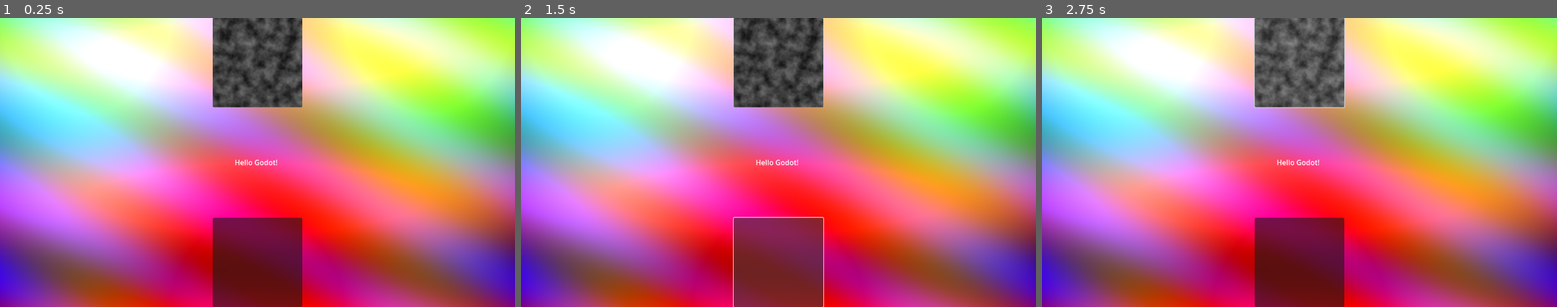
Above: before the commit, frames 1-3 (left to right).
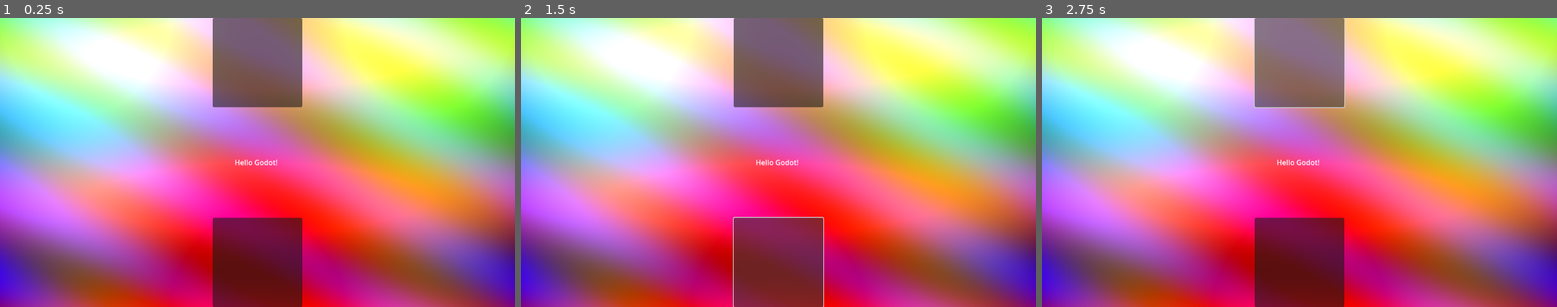
Above: after the commit, the same moments.

Repository: gllmAR/gd-webexport-minimal
Game: Godot game, scene res://main.tscn
Two runs of this game, one before a commit and one after it. Both use one fixed random seed, a clock stepped at 60 frames per second and the inputs below.
Inputs (mouse positions are in pixels of both pictures, inside the frame that each line leads up to):
- Up to frame 1 (0.25 s): no input
- Up to frame 2 (1.5 s): click (778, 61) at 0.5 s; click (778, 263) at 1.25 s
- Up to frame 3 (2.75 s): click (1299, 61) at 2 s

The runs differ from the first frame. In frame 1, 5.1% of the frame differs, in the area x 41-59%, y 0-31%; in frame 2, 5.1%; in frame 3, 5.1%.

Commit message:
Update GODOT_CONFIG and main scene structure, removing unused resources and adjusting load steps

Diff:
--- a/mon_projet/main.tscn
+++ b/mon_projet/main.tscn
@@ -1,15 +1,10 @@
-[gd_scene load_steps=8 format=3 uid="uid://b8bouqjhohwdn"]
+[gd_scene load_steps=6 format=3 uid="uid://b8bouqjhohwdn"]
 
 [ext_resource type="Script" uid="uid://bhqxjeobkr84f" path="res://button_surge.gd" id="1_1bvp3"]
 [ext_resource type="Script" uid="uid://cticlhu16wbp7" path="res://button_mallet.gd" id="2_h2yge"]
 [ext_resource type="AudioStream" path="uid://dsbmj6eduu34y" id="3_lquwl"]
 [ext_resource type="AudioStream" path="uid://c8halkxepudsm" id="5_7mycd"]
 [ext_resource type="Texture2D" uid="uid://ct00x21s0e2m3" path="res://img/fond.png" id="5_lquwl"]
-
-[sub_resource type="FastNoiseLite" id="FastNoiseLite_lquwl"]
-
-[sub_resource type="NoiseTexture2D" id="NoiseTexture2D_7mycd"]
-noise = SubResource("FastNoiseLite_lquwl")
 
 [node name="Control" type="Control"]
 layout_mode = 3
@@ -42,18 +37,6 @@
 
 [node name="AudioStreamPlayer-mallet" type="AudioStreamPlayer" parent="Button-mallet"]
 stream = ExtResource("3_lquwl")
-
-[node name="TextureRect-noise" type="TextureRect" parent="Button-mallet"]
-show_behind_parent = true
-custom_minimum_size = Vector2(200, 200)
-layout_mode = 1
-anchors_preset = 15
-anchor_right = 1.0
-anchor_bottom = 1.0
-grow_horizontal = 2
-grow_vertical = 2
-texture = SubResource("NoiseTexture2D_7mycd")
-expand_mode = 1
 
 [node name="Button-surge" type="Button" parent="."]
 layout_mode = 1
Not shown, changed: mon_projet/export/web/index.html
Not shown, changed: mon_projet/export/web/index.pck
